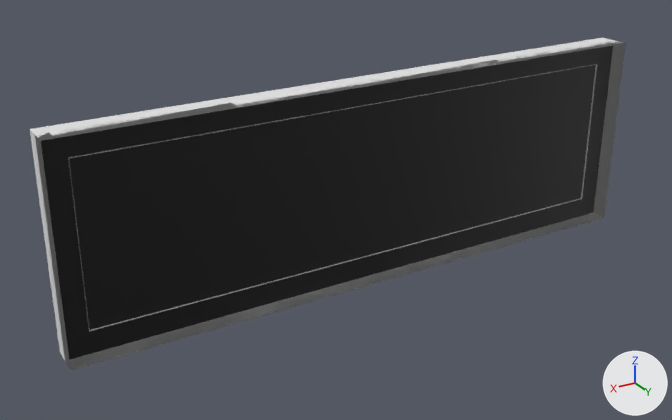
Renders of the FBX model PSMG_Team_Okapi/Assets/Models/fan_grid.fbx from each side of a commit.
Camera for both pictures: a 50 mm lens placed at (0.0206, 0.0316, 0.0153), pointed at (0.0017, 0.0, -0.0005). Lighting does not change. The marker at lower right points along +X, +Y and +Z. Where no turn or scale is listed for an object, it has been applied to the vertices.

Script lines for the objects in view, before the commit:
```python
me_fan_frame = bpy.data.meshes.new('Fan_Frame')
me_fan_frame.from_pydata(...)  # 120 vertices, 95 faces; spans x -0.0138..0.0138, y -0.0008..0.001, z -0.004..0.005
# faces by material slot: [1, 52, 42]
me_fan_frame.materials.append(mat_fan_backdrop)  # black #000000
me_fan_frame.materials.append(mat_fan_frame)  # white #e7e7e7
me_fan_frame.materials.append(mat_fan_lamelles)  # white #e7e7e7
ob_fan_frame = bpy.data.objects.new('Fan_Frame', me_fan_frame)
ob_fan_frame.location = (0.0, 0.0, 0.0)
```
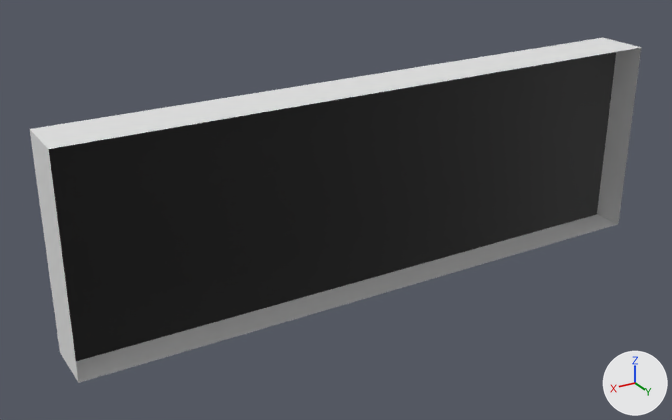
Commit message: fix mesh of fan grid

Location of each change, (x1, y1, x2, y2) in pixels of the pictures (672 x 420 px):
'Fan_Frame', reshaped
    before: (30, 38, 626, 370)
    after: (30, 38, 641, 383)
part 1 of me_fan_frame, added (black)
    after: (49, 52, 616, 361)
part 2 of me_fan_frame, cut back
    before: (32, 39, 626, 370)
    after: (32, 39, 641, 383)

The edits, one by one:
me_fan_frame is used by ob_fan_frame; location (0.0, 0.0, 0.0).
me_fan_frame had 120 vertices, 95 faces and spanned x -0.0138..0.0138, y -0.0008..0.001, z -0.004..0.005.
me_fan_frame now has 120 vertices, 79 faces and spans x -0.0138..0.0138, y -0.0008..0.0019, z -0.004..0.005.
me_fan_frame part 1: a new loose piece of 16 vertices spanning x -0.0138..0.0138, y 0.0005, z -0.004..0.005, in mat_fan_backdrop (black #000000).
Part 2, on me_fan_frame:
16 vertices are removed from x -0.0138..0.0138, y 0.0002, z -0.004..0.005.
17 faces are deleted.
16 vertices in x -0.0138..0.0138, y 0.001, z -0.004..0.005 move by (0.0, 0.0009, 0.0).
